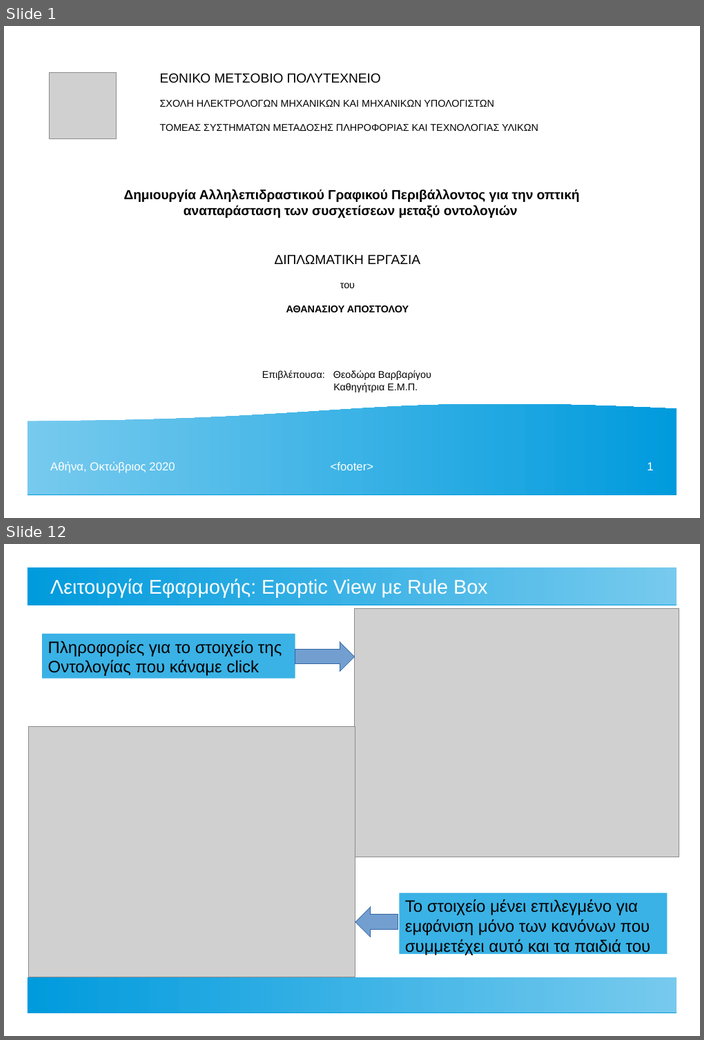
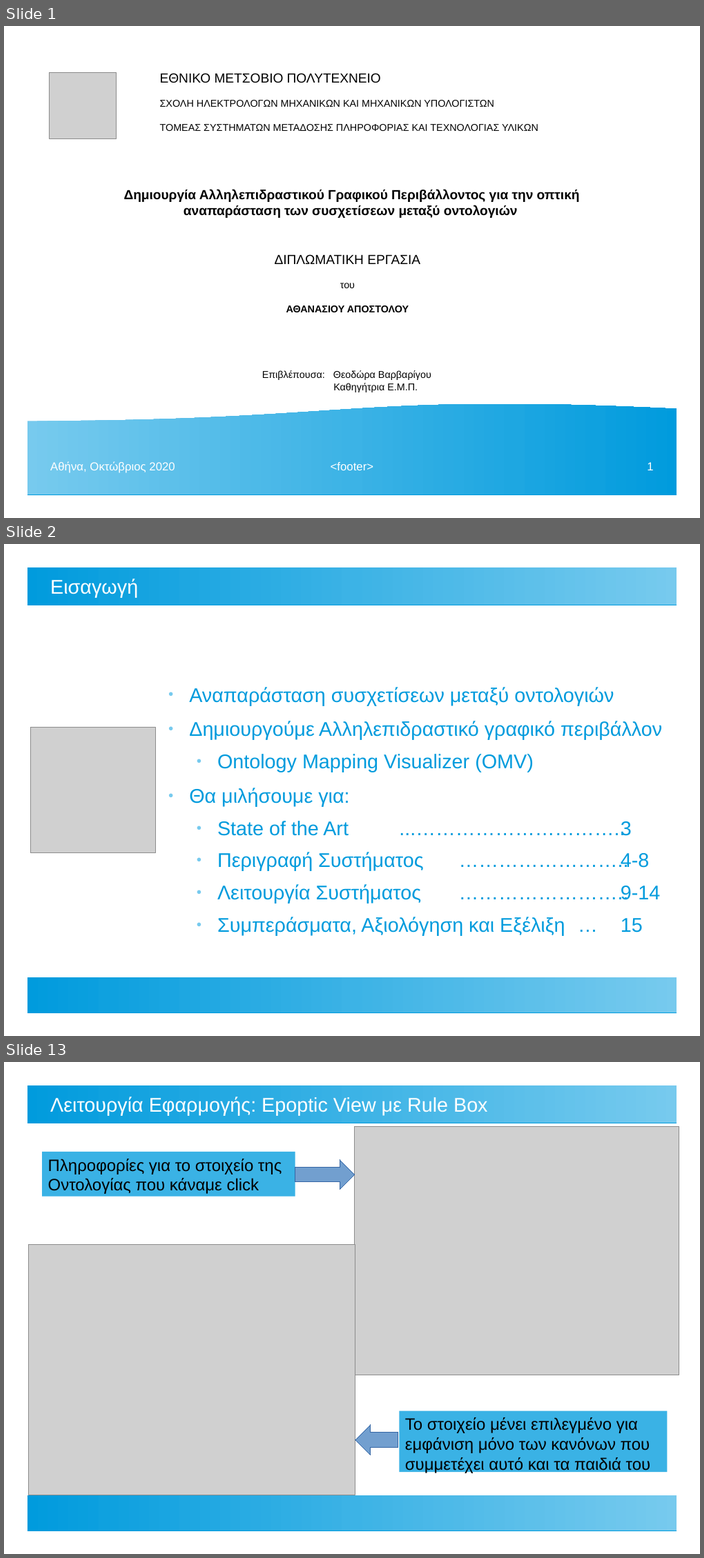
Before and after one commit to ThanosApostolou/omv, a slide deck: docs/thesis presentation.odp. Shown one above the other, each under a label of ours: slides 1 and 12 before the commit, slides 1, 2 and 13 after it; the slides between them are not shown. The pictures are 704x1040 and 704x1558 pixels, drawn with LibreOffice and Linux fonts; fonts in the diff are those of the drawing; grey boxes stand for pictures. Boxes give left, top, right and bottom in pixels: in the first picture for what was removed or moved away, otherwise in the second. Text is boxed around its words. In the diff, an @@ line names an element or a change of style, - is before the commit and + after.

```diff
--- a/docs/thesis presentation.odp
+++ b/docs/thesis presentation.odp
@@ slide 2 added at (x1=4, y1=544, x2=700, y2=1036), background #FFFFFF; not listed: 2 template elements that a slide beside it also shows @@
@@ title added at (x1=50, y1=578, x2=138, y2=597), 24 pt, text #FFFFFF @@
+Εισαγωγή
@@ text added at (x1=189, y1=687, x2=662, y2=935), 24 pt, text #009BDD @@
+● Αναπαράσταση συσχετίσεων μεταξύ οντολογιών
+● Δημιουργούμε Αλληλεπιδραστικό γραφικό περιβάλλον
+  ● Ontology Mapping Visualizer (OMV)
+● Θα μιλήσουμε για:
+  ● State of the Art ...………………………….. 3
+  ● Περιγραφή Συστήματος …………………….. 4-8
+  ● Λειτουργία Συστήματος …………………….. 9-14
+  ● Συμπεράσματα, Αξιολόγηση και Εξέλιξη … 15
@@ picture added at (x1=31, y1=728, x2=156, y2=852) @@
@@ what was slide 12 is now slide 13 @@
```
Also in this commit, not shown: 12 slides changed, 1 other slide added, 1 slide removed, 1 other file.
